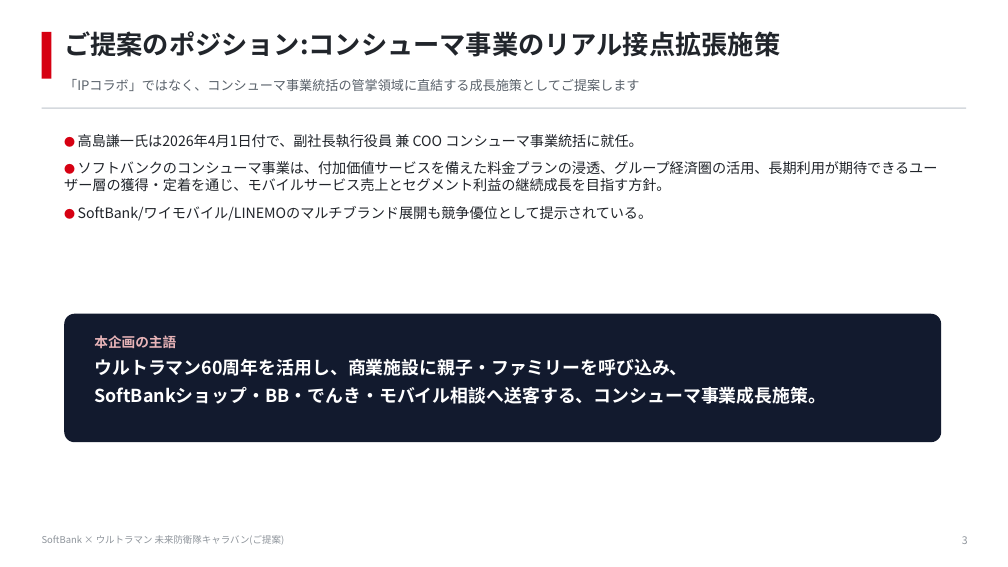
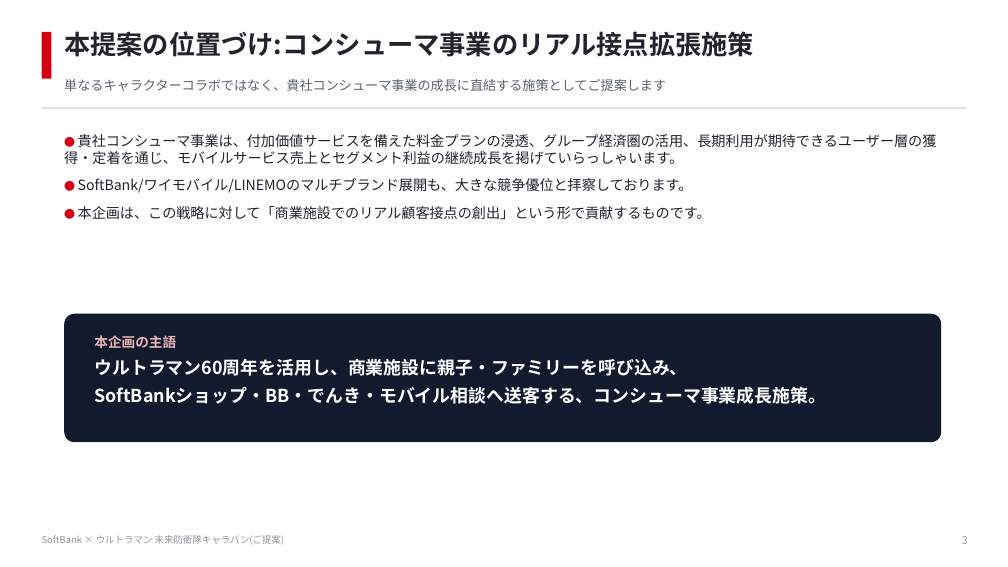
Before and after one commit to hayatoshintani-spe/kessho-lens, a slide deck: slide 3 of docs/proposals/softbank-ultraman-caravan/SoftBank_Ultraman_未来防衛隊キャラバン_提案資料.pptx. Drawn at 1008x567 pixels with LibreOffice and Linux fonts; fonts in the diff are those of the drawing. Boxes give left, top, right and bottom in pixels: in the first picture for what was removed or moved away, otherwise in the second. Text is boxed around its words. In the diff, an @@ line names an element or a change of style, - is before the commit and + after.

```diff
--- a/docs/proposals/softbank-ultraman-caravan/SoftBank_Ultraman_未来防衛隊キャラバン_提案資料.pptx
+++ b/docs/proposals/softbank-ultraman-caravan/SoftBank_Ultraman_未来防衛隊キャラバン_提案資料.pptx
@@ text at (64,31,754,57): text changed @@
-ご提案のポジション:コンシューマ事業のリアル接点拡張施策
+本提案の位置づけ:コンシューマ事業のリアル接点拡張施策
@@ text at (64,79,666,91): text changed @@
-「IPコラボ」ではなく、コンシューマ事業統括の管掌領域に直結する成長施策としてご提案します
+単なるキャラクターコラボではなく、貴社コンシューマ事業の成長に直結する施策としてご提案します
@@ text at (64,134,937,220): text changed @@
-● 高島謙一氏は2026年4月1日付で、副社長執行役員 兼 COO コンシューマ事業統括に就任。
-● ソフトバンクのコンシューマ事業は、付加価値サービスを備えた料金プランの浸透、グループ経済圏の活用、長期利用が期待できるユーザー層の獲得・定着を通じ、モバイルサービス売上とセグメント利益の継続成長を目指す方針。
-● SoftBank/ワイモバイル/LINEMOのマルチブランド展開も競争優位として提示されている。
+● 貴社コンシューマ事業は、付加価値サービスを備えた料金プランの浸透、グループ経済圏の活用、長期利用が期待できるユーザー層の獲得・定着を通じ、モバイルサービス売上とセグメント利益の継続成長を掲げていらっしゃいます。
+● SoftBank/ワイモバイル/LINEMOのマルチブランド展開も、大きな競争優位と拝察しております。
+● 本企画は、この戦略に対して「商業施設でのリアル顧客接点の創出」という形で貢献するものです。
```
Also in this commit, not shown: 12 other slides changed, 1 other file.
